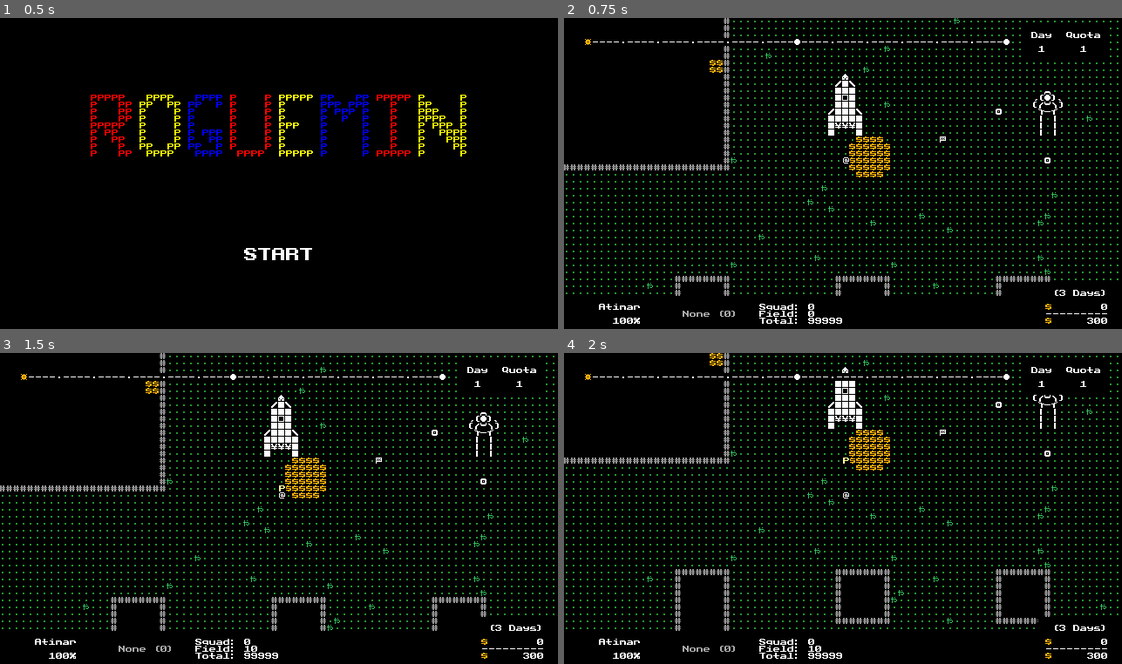
Above: before the commit, frames 1-4 (two rows, left to right).
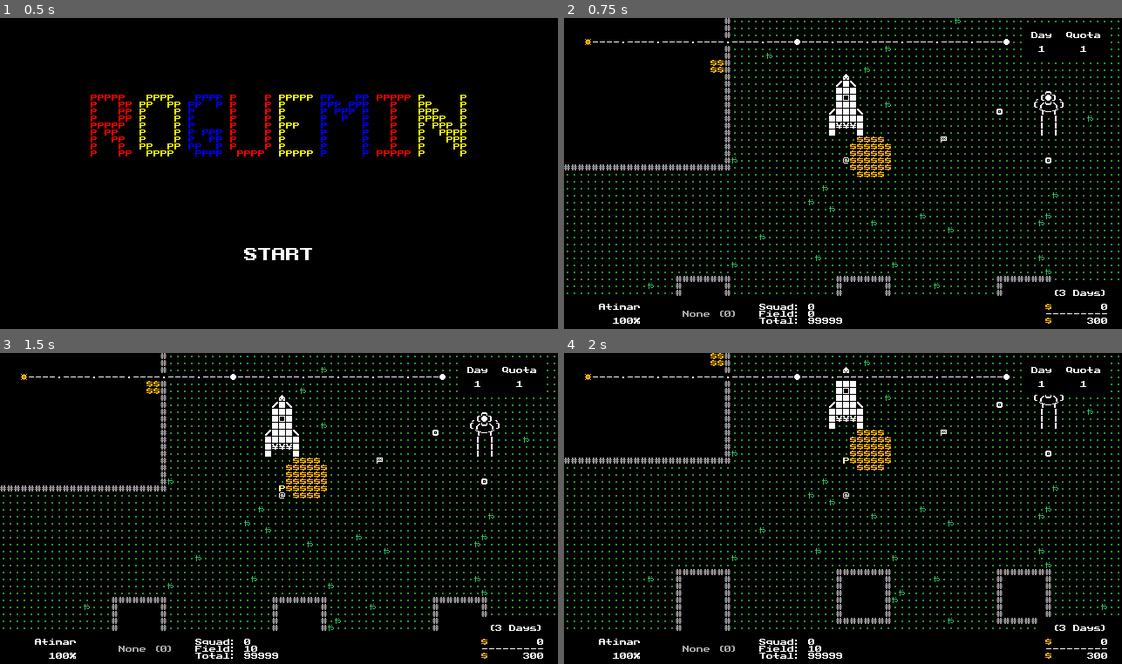
Above: after the commit, the same moments.

Repository: w00tyd00d/Roguemin
Game: Godot game, scene res://prefabs/main.tscn
The game is run twice, just before and just after one commit, with the same random seed, the same clock (stepped at 60 frames per second) and the same inputs.
Inputs (mouse positions are in pixels of both pictures, inside the frame that each line leads up to):
- Up to frame 1 (0.5 s): no input
- Up to frame 2 (0.75 s): tap Enter (c_confirm) at 0.5 s; move the mouse to (965, 157) at 0.52 s; hold E (c_cycle_right) from 0.53 s (still down); tap A (c_attack) at 0.6 s; click (965, 157) at 0.67 s
- Up to frame 3 (1.5 s): tap Enter (c_confirm) at 1.25 s; move the mouse to (279, 492) at 1.27 s; release E (c_cycle_right) at 1.28 s; hold Down (c_down) from 1.28 s (still down); tap Z (c_camera) at 1.35 s; click (279, 492) at 1.42 s
- Up to frame 4 (2 s): keep holding Down (c_down)

Frame 1 is identical in both runs. In frame 2, 5.8% of the frame differs, in the area x 0-100%, y 0-90%; in frame 3, 5.9%; in frame 4, 6.2%.

Commit message:
Fixed world offset by -1 px

Diff:
--- a/prefabs/world.tscn
+++ b/prefabs/world.tscn
@@ -9,7 +9,6 @@
 
 [node name="World" instance=ExtResource("1_rkls3")]
 z_index = -1
-position = Vector2(-1, 0)
 script = ExtResource("2_a6k5q")
 
 [node name="TEST" parent="." index="1" instance=ExtResource("1_rkls3")]
Binary file removed: index.apple-touch-icon.png
Binary file removed: index.icon.png
Binary file removed: index.png
Not shown, changed: .gitignore
Not shown, removed: index.audio.worklet.js
Not shown, removed: index.html
Not shown, removed: index.js
Not shown, removed: index.pck
Not shown, changed: index.wasm
